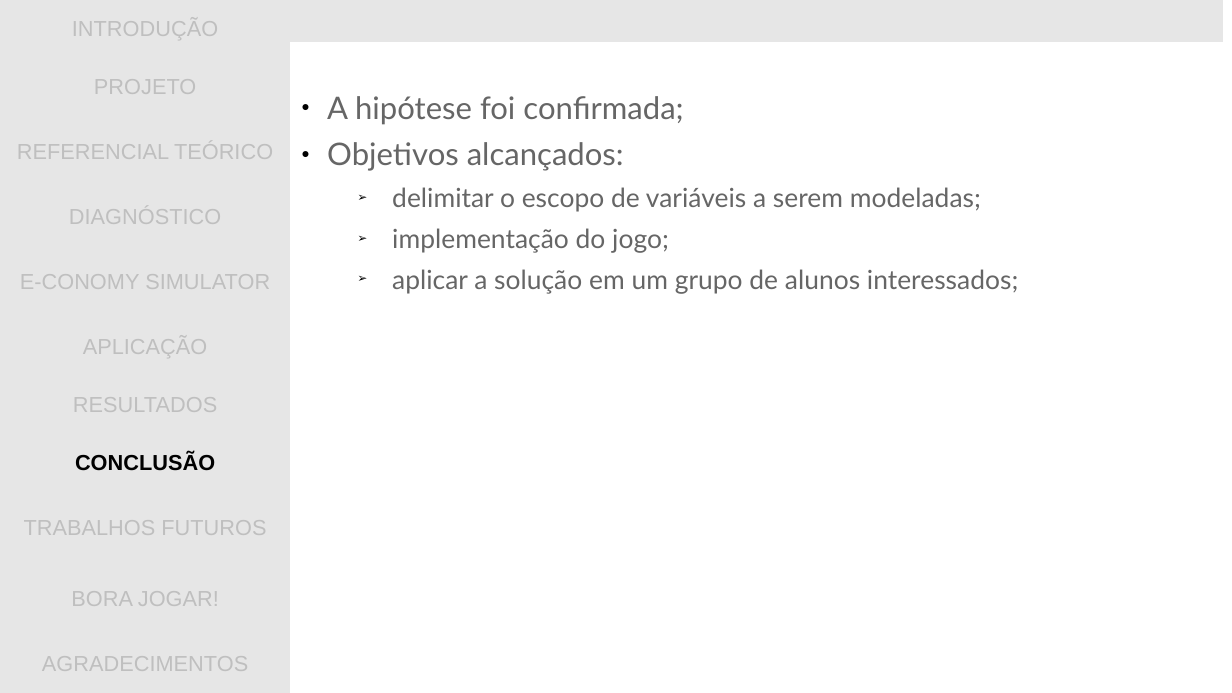
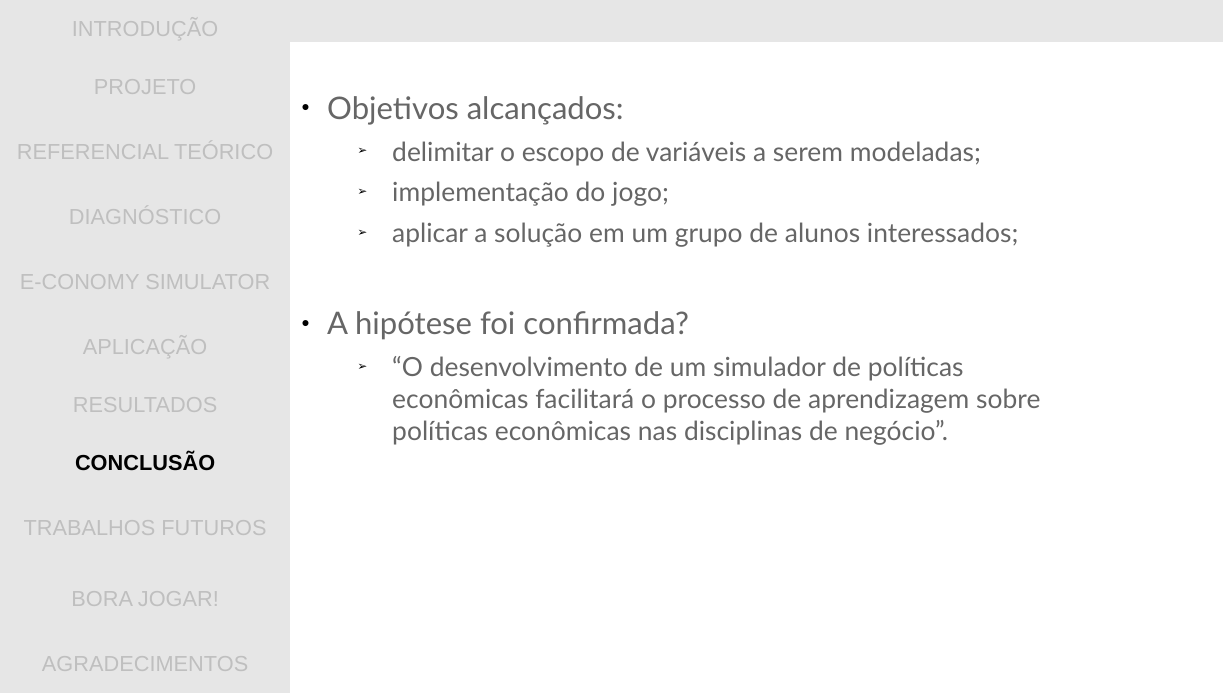
Before and after one commit to gwathsule/e-conomy-simulator, a slide deck: slide 38 of documentacao/apresentacao_tcc.ppt. Drawn at 1232x693 pixels with LibreOffice and Linux fonts; fonts in the diff are those of the drawing; background and template pictures are left out. Boxes give left, top, right and bottom in pixels: in the first picture for what was removed or moved away, otherwise in the second. Text is boxed around its words. In the diff, an @@ line names an element or a change of style, - is before the commit and + after.

Commit message:
complementando conclusao

```diff
--- a/documentacao/apresentacao_tcc.ppt
+++ b/documentacao/apresentacao_tcc.ppt
@@ text at [327,96,683,125]: paragraph removed @@
-● A hipótese foi confirmada;
@@ text at [327,311,1040,445]: paragraphs added @@
+● A hipótese foi confirmada?
+  ➢ “O desenvolvimento de um simulador de políticas econômicas facilitará o processo de aprendizagem sobre políticas econômicas nas disciplinas de negócio”.
```
